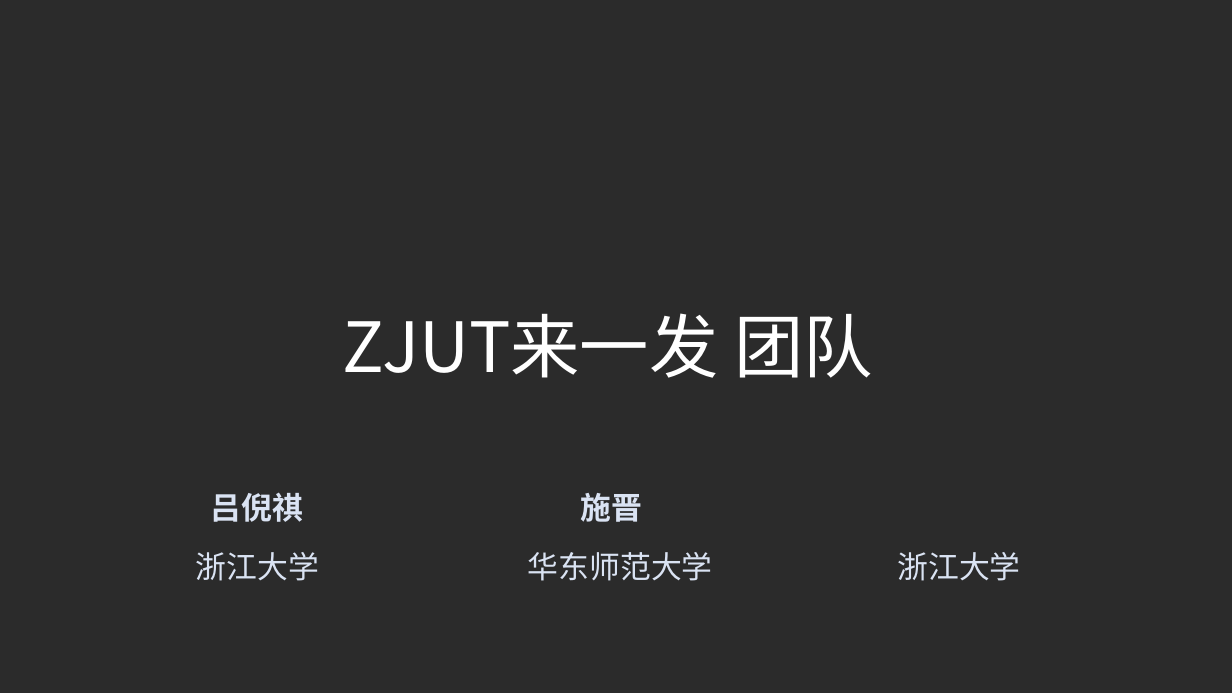
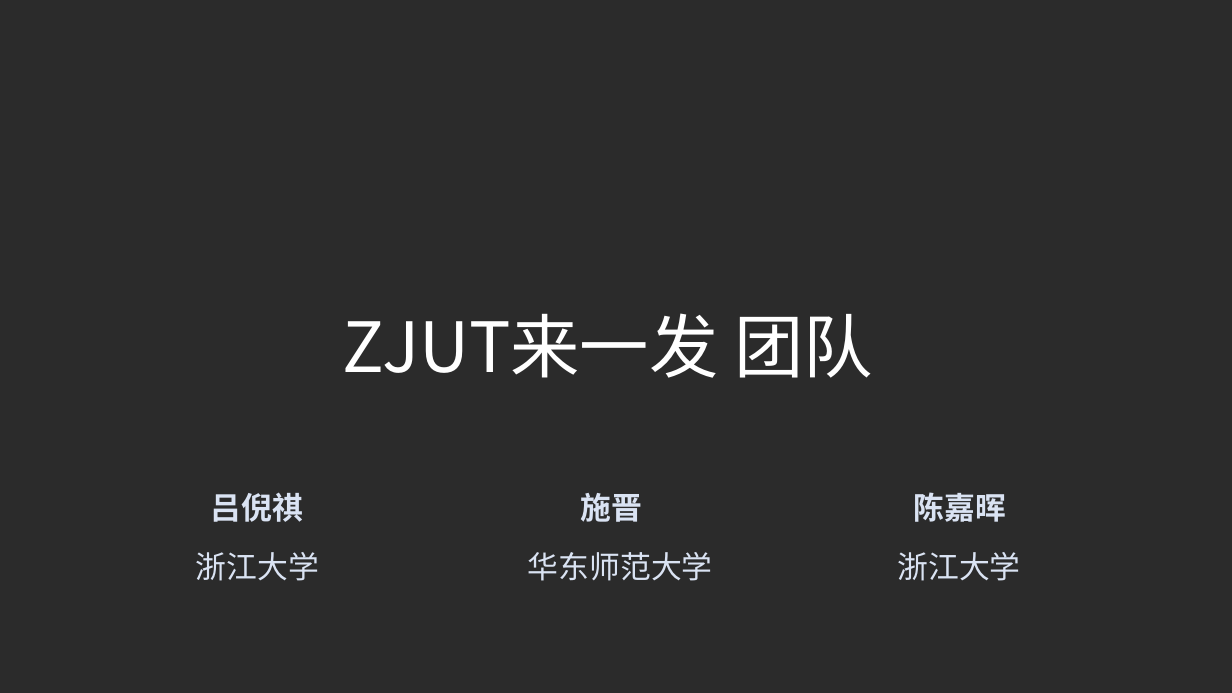
Before and after one commit to lvniqi/tianchi_power, a slide deck: slide 1 of presentation.pptx. Drawn at 1232x693 pixels with LibreOffice and Linux fonts; fonts in the diff are those of the drawing; background and template pictures are left out; a plain dark background stands for a picture behind light text. Boxes give left, top, right and bottom in pixels: in the first picture for what was removed or moved away, otherwise in the second. Text is boxed around its words. In the diff, an @@ line names an element or a change of style, - is before the commit and + after.

```diff
--- a/presentation.pptx
+++ b/presentation.pptx
@@ text at box(211, 492, 1006, 522): text changed @@
-吕倪祺 施晋
+吕倪祺 施晋 陈嘉晖
```
Also in this commit, not shown: 8 other slides changed.
